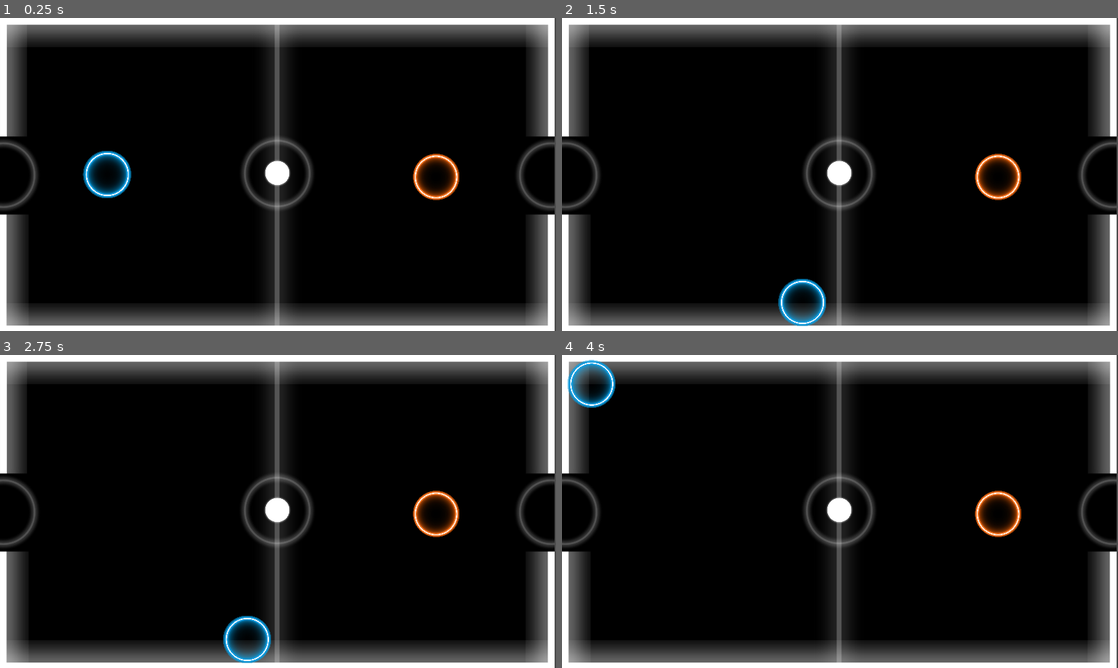
Above: before the commit, frames 1-4 (two rows, left to right).
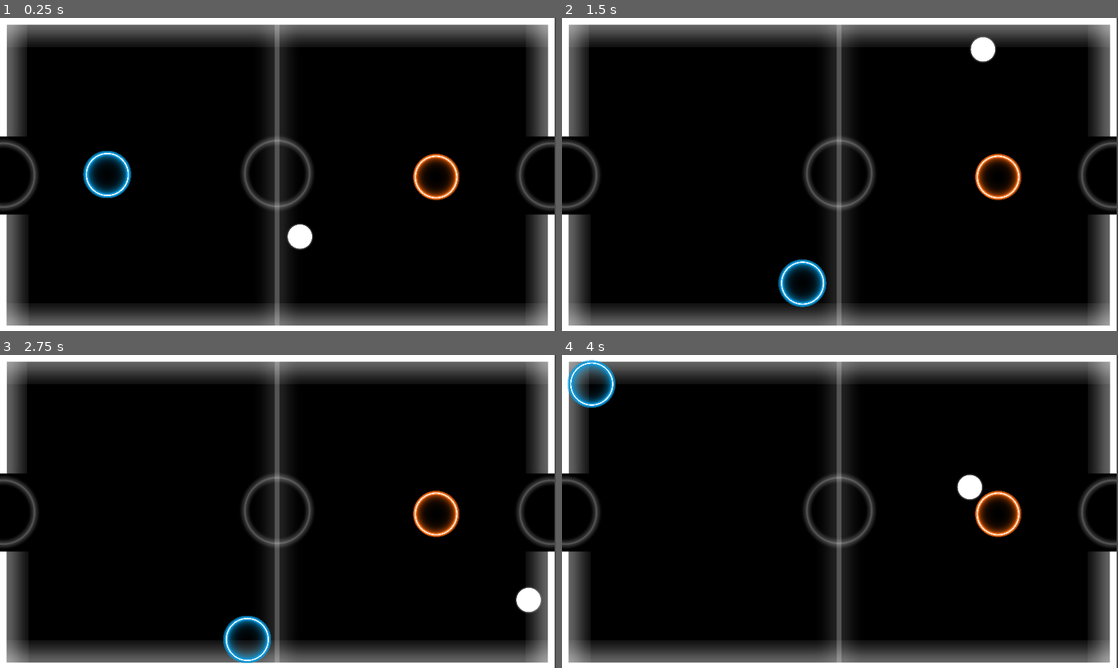
Above: after the commit, the same moments.

Repository: zohaib642/Hockey-Lite
Game: Godot game, scene res://scenes/map.tscn
Same seed, same stepped clock (60 frames per second), same inputs: the game is played once before the commit and once after it.
Inputs:
- Up to frame 1 (0.25 s): no input
- Up to frame 2 (1.5 s): hold D (pk1right) 0.53-1.28 s; hold S (pk1down) from 1.28 s (still down)
- Up to frame 3 (2.75 s): release S (pk1down) at 2.03 s; hold D (pk1right) from 2.03 s (still down)
- Up to frame 4 (4 s): release D (pk1right) at 2.78 s; hold W (pk1up) 2.78-3.53 s; hold A (pk1left) from 3.53 s (still down)

The runs differ from the first frame. In frame 1, 0.6% of the frame differs, in the area x 47-57%, y 45-74%; in frame 2, 2.0%, in the area x 38-79%, y 5-99%; in frame 3, 0.6%; in frame 4, 0.6%.

Commit message:
bunch of changes. added puck functionality.

Diff:
--- a/scenes/map.tscn
+++ b/scenes/map.tscn
@@ -6,6 +6,7 @@
 [ext_resource type="Script" path="res://scenes/character_body_2d.gd" id="4_ali1h"]
 [ext_resource type="Script" path="res://scenes/orange.gd" id="4_wirq4"]
 [ext_resource type="Texture2D" uid="uid://bwot3yphtq64y" path="res://AIR HOCKEY/puck.png" id="6_jtaqd"]
+[ext_resource type="Script" path="res://scenes/rigid_body_2d.gd" id="6_nodfb"]
 
 [sub_resource type="RectangleShape2D" id="RectangleShape2D_us131"]
 size = Vector2(1161, 24)
@@ -31,6 +32,8 @@
 [sub_resource type="CircleShape2D" id="CircleShape2D_yn8lj"]
 radius = 47.0425
 
+[sub_resource type="PhysicsMaterial" id="PhysicsMaterial_wgw3v"]
+
 [sub_resource type="CircleShape2D" id="CircleShape2D_jrel2"]
 radius = 26.0
 
@@ -41,33 +44,33 @@
 scale = Vector2(0.604739, 0.613228)
 texture = ExtResource("1_ccq4d")
 
-[node name="border" type="StaticBody2D" parent="."]
+[node name="Border" type="StaticBody2D" parent="."]
 
-[node name="CollisionShape2D" type="CollisionShape2D" parent="border"]
+[node name="CollisionShape2D" type="CollisionShape2D" parent="Border" groups=["walls"]]
 position = Vector2(570.5, 2)
 shape = SubResource("RectangleShape2D_us131")
 
-[node name="CollisionShape2D2" type="CollisionShape2D" parent="border"]
+[node name="CollisionShape2D2" type="CollisionShape2D" parent="Border" groups=["walls"]]
 position = Vector2(2.5, 123.5)
 shape = SubResource("RectangleShape2D_h6n7o")
 
-[node name="CollisionShape2D3" type="CollisionShape2D" parent="border"]
+[node name="CollisionShape2D3" type="CollisionShape2D" parent="Border" groups=["walls"]]
 position = Vector2(-1.75, 534)
 shape = SubResource("RectangleShape2D_f8mm2")
 
-[node name="CollisionShape2D4" type="CollisionShape2D" parent="border"]
+[node name="CollisionShape2D4" type="CollisionShape2D" parent="Border" groups=["walls"]]
 position = Vector2(1147.25, 117.5)
 shape = SubResource("RectangleShape2D_8wdv4")
 
-[node name="CollisionShape2D5" type="CollisionShape2D" parent="border"]
+[node name="CollisionShape2D5" type="CollisionShape2D" parent="Border" groups=["walls"]]
 position = Vector2(1142.75, 538.75)
 shape = SubResource("RectangleShape2D_lvi26")
 
-[node name="CollisionShape2D6" type="CollisionShape2D" parent="border"]
+[node name="CollisionShape2D6" type="CollisionShape2D" parent="Border" groups=["walls"]]
 position = Vector2(576.5, 649.5)
 shape = SubResource("RectangleShape2D_0hrfb")
 
-[node name="blue" type="CharacterBody2D" parent="."]
+[node name="blue" type="CharacterBody2D" parent="." groups=["paddles"]]
 position = Vector2(422, 936)
 script = ExtResource("4_ali1h")
 
@@ -80,7 +83,7 @@
 position = Vector2(-199, -611)
 shape = SubResource("CircleShape2D_7yh1j")
 
-[node name="orange" type="CharacterBody2D" parent="."]
+[node name="orange" type="CharacterBody2D" parent="." groups=["paddles"]]
 script = ExtResource("4_wirq4")
 
 [node name="rightPdl" type="Sprite2D" parent="orange"]
@@ -92,13 +95,17 @@
 position = Vector2(904, 329)
 shape = SubResource("CircleShape2D_yn8lj")
 
-[node name="puck" type="CharacterBody2D" parent="."]
+[node name="RigidBody2D" type="RigidBody2D" parent="."]
+mass = 0.01
+physics_material_override = SubResource("PhysicsMaterial_wgw3v")
+gravity_scale = 0.0
+script = ExtResource("6_nodfb")
 
-[node name="puckk" type="Sprite2D" parent="puck"]
+[node name="puckk" type="Sprite2D" parent="RigidBody2D"]
 position = Vector2(575, 321)
 scale = Vector2(0.25, 0.25)
 texture = ExtResource("6_jtaqd")
 
-[node name="CollisionShape2D" type="CollisionShape2D" parent="puck"]
+[node name="CollisionShape2D" type="CollisionShape2D" parent="RigidBody2D"]
 position = Vector2(575, 322)
 shape = SubResource("CircleShape2D_jrel2")
--- /dev/null
+++ b/scenes/puck.gd
@@ -0,0 +1,25 @@
+extends CharacterBody2D
+
+@export var initial_speed = 300.0
+@export var min_speed = 50.0
+@export var speed_increase_factor = 1.05
+
+func _ready():
+	velocity = Vector2(randf() * 2 - 1, randf() * 2 - 1).normalized() * initial_speed
+
+func _physics_process(delta):
+	move_and_slide()
+	if get_slide_collision_count() > 0:
+		for i in range(get_slide_collision_count()):
+			var collision = get_slide_collision(i)
+			handle_collision(collision)
+
+func handle_collision(collision):
+	if collision == null:
+		return
+	var normal = collision.get_normal()
+	velocity = velocity.bounce(normal)
+	if velocity.length() < min_speed:
+		velocity = velocity.normalized() * min_speed
+	velocity = velocity.normalized() * (velocity.length() * speed_increase_factor)
+	position += normal * 1.0
--- /dev/null
+++ b/scenes/rigid_body_2d.gd
@@ -0,0 +1,50 @@
+extends RigidBody2D
+
+@export var speed = 600.0
+
+# Create a physics material with no friction
+var physics_material = PhysicsMaterial.new()
+
+func _ready():
+	# Essential physics setup
+	gravity_scale = 0.0
+	linear_damp = 0
+	angular_damp = 1
+	physics_material.friction = 0.0
+	physics_material.bounce = 1.0
+	physics_material_override = physics_material
+
+	# Start the puck moving
+	start_puck()
+
+func start_puck():
+	# Random starting direction
+	var angle = randf_range(0, 2 * PI)
+	linear_velocity = Vector2(cos(angle), sin(angle)) * speed
+
+func _integrate_forces(state):
+	# This is called during physics processing
+
+	# Force constant speed
+	if linear_velocity != Vector2.ZERO:
+		linear_velocity = linear_velocity.normalized() * speed
+
+	# Get collision count
+	for i in state.get_contact_count():
+		var collider = state.get_contact_collider_object(i)
+		var normal = state.get_contact_local_normal(i)
+
+		if collider.is_in_group("paddles"):
+			# Paddle hit - reflect based on normal and add paddle velocity
+			var reflection = linear_velocity.reflect(normal)
+			var paddle_influence = collider.velocity.normalized() * (speed * 0.5)
+			linear_velocity = (reflection + paddle_influence).normalized() * speed
+
+		elif collider.get_parent().name == "Border":
+			# Wall hit - simple angle reflection
+			linear_velocity = linear_velocity.reflect(normal)
+
+func reset_puck():
+	# Reset position and start moving
+	position = get_viewport_rect().size / 2
+	start_puck()
Not shown: 1 places in scenes/map.tscn that only renumber resources
